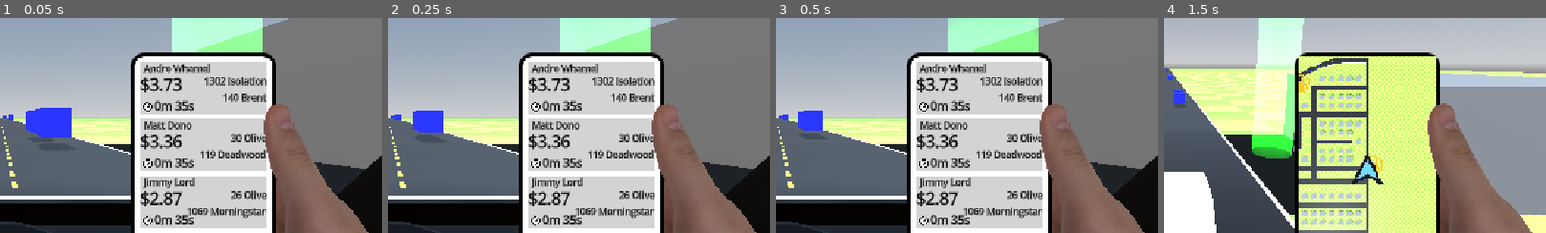
Above: before the commit, frames 1-4 (left to right).
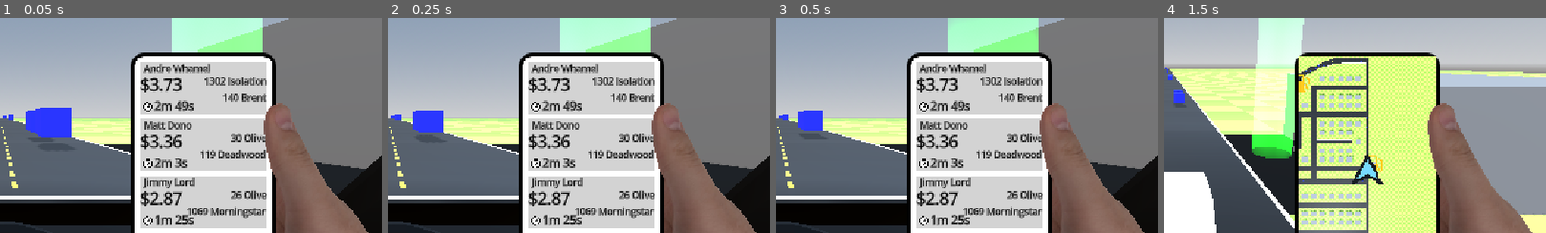
Above: after the commit, the same moments.

Repository: AndrewHamel111/SISGameJam2026
Game: Godot game, scene res://scenes/world.tscn
Same seed, same stepped clock (60 frames per second), same inputs: the game is played once before the commit and once after it.
Inputs:
- Up to frame 1 (0.05 s): no input
- Up to frame 2 (0.25 s): no input
- Up to frame 3 (0.5 s): no input
- Up to frame 4 (1.5 s): hold L (phone_right) 0.53-1.28 s; tap P (camera_toggle) at 0.6 s; hold Space (brake) from 1.28 s (still down); tap U (phone_confirm) at 1.35 s
The pictures show only the part of the screen within x 50-100%, y 27-77%; the shares and areas given below are measured in that part.

The runs differ from the first frame. In frame 1, 0.4% of the frame differs, in the area x 40-51%, y 38-97%; in frame 2, 0.4%; in frame 3, 0.4%; in frame 4, nothing differs.

Commit message:
Final submit for game jam edition

Diff:
--- a/entities/player/player.gd
+++ b/entities/player/player.gd
@@ -63,6 +63,7 @@
 		toggle_camera_mode()
 
 func _physics_process(delta: float) -> void:
+	set_indexed("global_position:y", 0)
 	max_speed = CAR_MAX_SPEED_WITH_GAS
 	if gas_remaining <= 0.0:
 		max_speed = CAR_MAX_SPEED_NO_GAS
--- a/scripts/world.gd
+++ b/scripts/world.gd
@@ -70,7 +70,7 @@
 	order.destination_street_name = destination.street_name
 
 	order.value = get_next_order_value()
-	order.duration = 35.0
+	order.duration = get_next_order_duration()
 
 	return order
 
